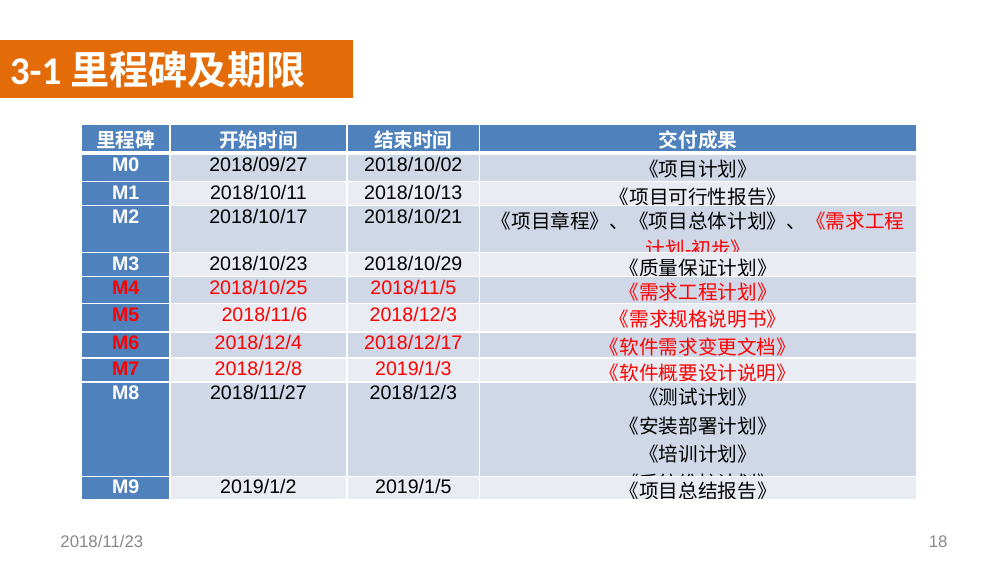
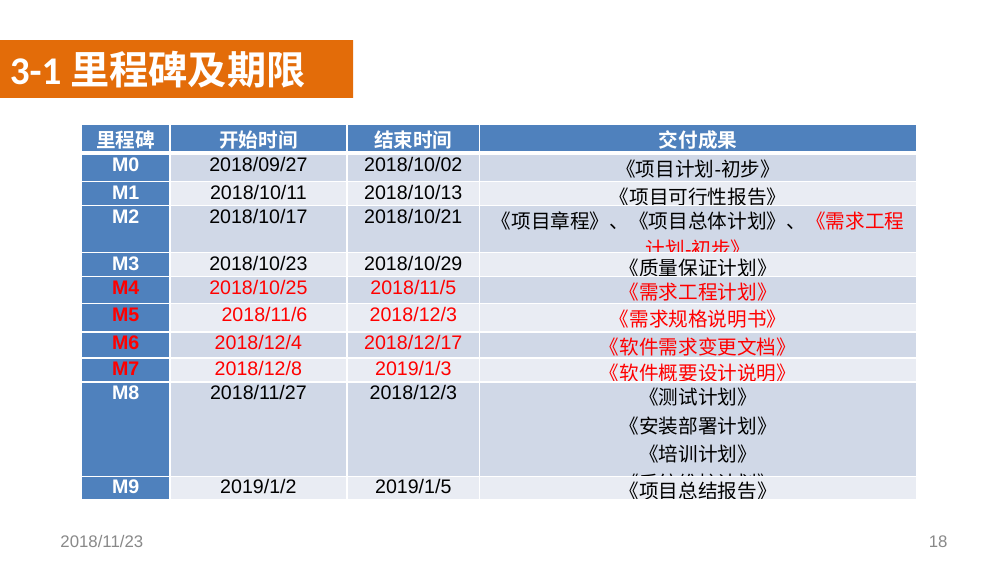
Before and after one commit to SoftwareRequirtmentsG02/Document, a slide deck: slide 18 of 案例教学系统/受控文档/分析设计/PPT/PRD2018-G02-需求工程PPT(III).pptx. Drawn at 1008x567 pixels with LibreOffice and Linux fonts; fonts in the diff are those of the drawing; background and template pictures are left out. Boxes give left, top, right and bottom in pixels: in the first picture for what was removed or moved away, otherwise in the second. Text is boxed around its words. In the diff, an @@ line names an element or a change of style, - is before the commit and + after.

```diff
--- a/案例教学系统/受控文档/分析设计/PPT/PRD2018-G02-需求工程PPT(III).pptx
+++ b/案例教学系统/受控文档/分析设计/PPT/PRD2018-G02-需求工程PPT(III).pptx
@@ table at (82,125,917,503) @@
-row 2, column 4: 《项目计划》
+row 2, column 4: 《项目计划-初步》
```
Also in this commit, not shown: 3 other slides changed.
